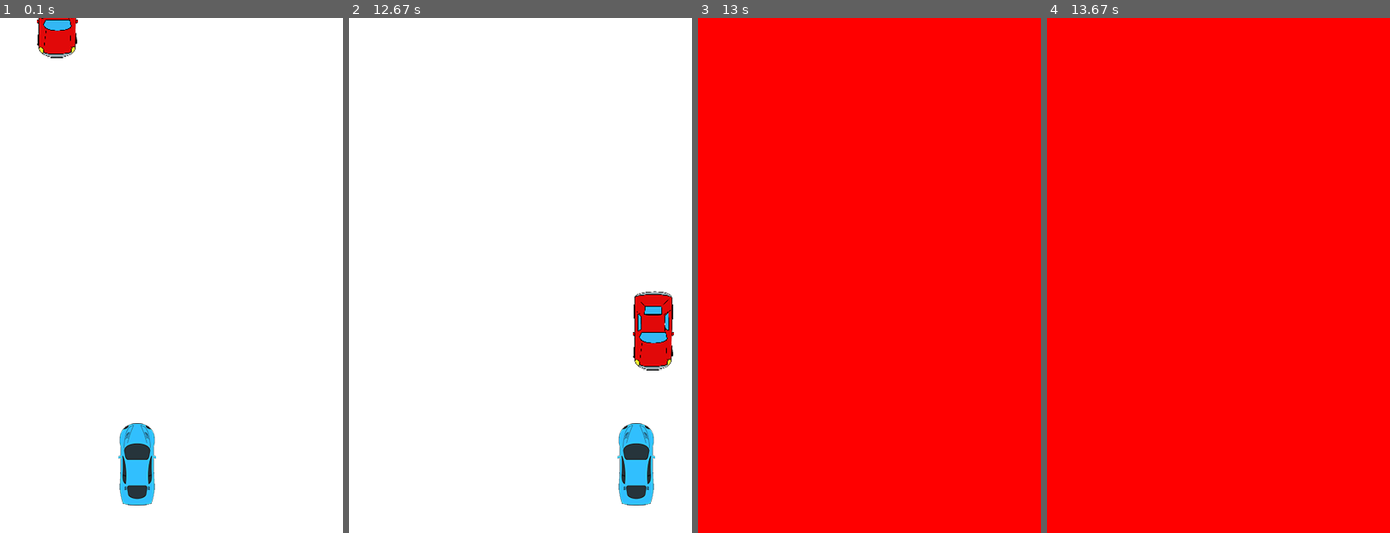
Above: before the commit, frames 1-4 (left to right).
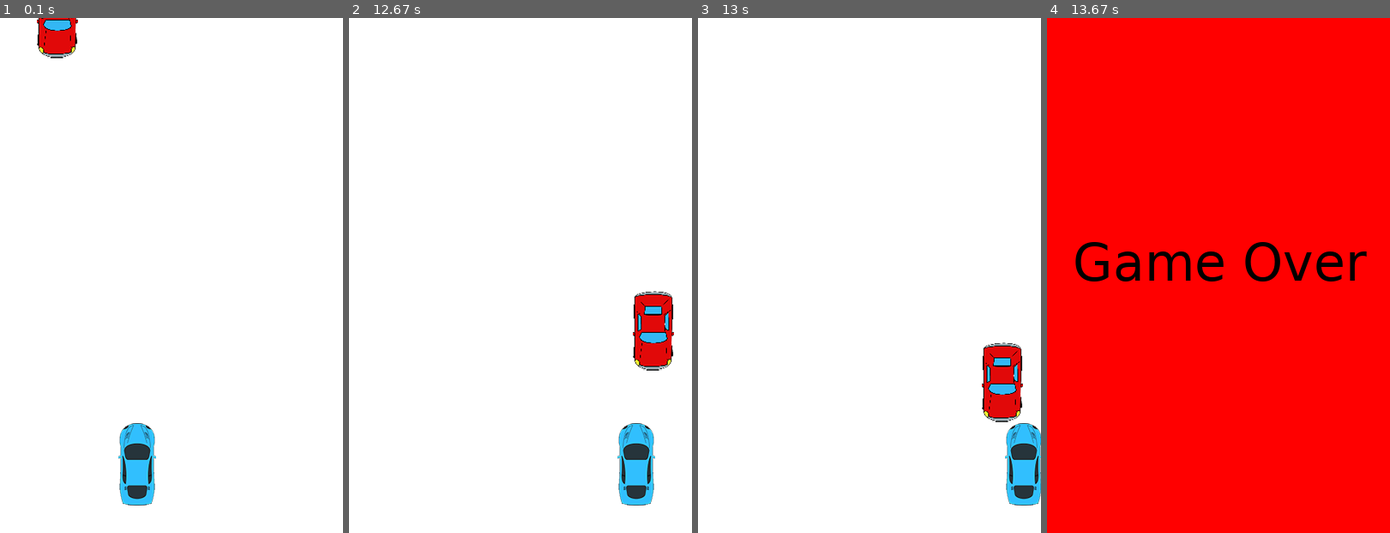
Above: after the commit, the same moments.

Repository: BenjaminLawrence/LearningPyGame
Game: pygame game, started from main.py
Two runs of this game, one before a commit and one after it. Both use one fixed random seed, a clock stepped at 60 frames per second and the inputs below.
Inputs:
- Up to frame 1 (0.1 s): no input
- Up to frame 2 (12.67 s): hold Left 0.33-0.87 s; hold Right 1.33-1.97 s; hold Left 2-2.47 s; hold Right 2.5-2.97 s; hold Right 3-3.47 s; hold Left 3.5-4.03 s; hold Left 4.07-4.47 s; hold Right 4.5-5.13 s; hold Left 5.17-5.63 s; hold Right 5.67-6.13 s; hold Right 6.17-6.63 s; hold Left 6.67-7.2 s; hold Left 7.23-7.63 s; hold Right 7.67-8.3 s; hold Left 8.33-8.8 s; hold Right 8.83-9.3 s; hold Right 9.33-9.8 s; hold Left 9.83-10.37 s; hold Left 10.4-10.8 s; hold Right 10.83-11.47 s; hold Left 11.5-11.97 s; hold Right 12-12.47 s; hold Right from 12.5 s (still down)
- Up to frame 3 (13 s): release Right at 12.97 s
- Up to frame 4 (13.67 s): no input

Frames 1-2 are identical in both runs. In frame 3, 100% of the frame differs, in the area x 0-100%, y 0-100%; in frame 4, 2.0%.

Commit message:
Add game over text and sound
Added a message that appears when the player crashes along with a sound
effect.

Diff:
--- a/main.py
+++ b/main.py
@@ -63,7 +63,12 @@
                     entity.move(speed)
 
                 if pygame.sprite.spritecollideany(player, enemies):
+                    pygame.mixer.Sound('crash.wav').play()
+                    time.sleep(0.5)
+
                     self._display_surf.fill(RED)
+                    self._display_surf.blit(game_over, (30, 250))
+
                     pygame.display.update()
                     player.kill()
                     for entity in enemies:
